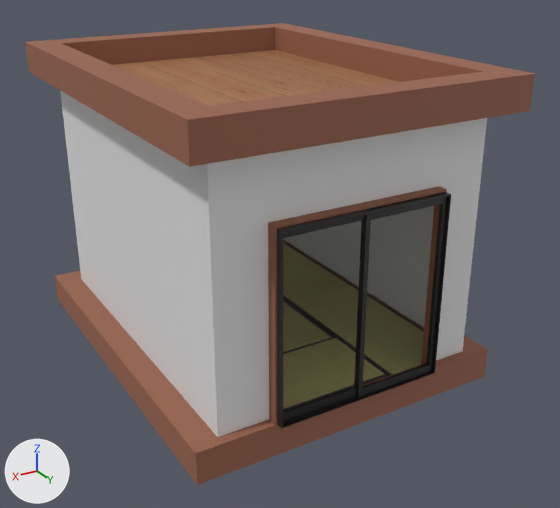
A saved change to the Blender file packages/frontend/assets/room/envs/japanese/japanese.blend.
Before and after are seen from a 50 mm lens placed at (3.69, 6.69, 3.97), pointed at (-0.14, 0.31, 0.78). Arrows for +X, +Y and +Z are at lower left; the lights stay in place. The older version comes first.

The first picture shows 'Ceiling', 'Cube', 'Cube.001', 'Cube.002', 'Cube.003', 'Nagesi.001', 'Nagesi.002', 'Tatami', 'Tatami.001', 'Tatami.002', 'Wall', 'Wall.001' and 1 more.
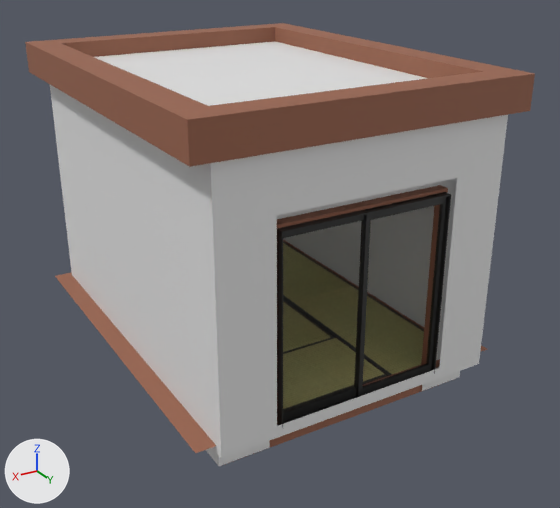
The change, as a list of edits to the scene's bpy script:
```text
Change me_cube_002:
    used by ob_nagesi_002; location = (-1.34, 0.0, -0.26)
    remove me_cube_002.from_pydata(...)  # 32 vertices, 33 faces; spans x -0.28..2.96, y -2.07..1.92, z -0.06..0.26
    add me_cube_002.from_pydata(...)  # 20 vertices, 12 faces; spans x -0.28..2.96, y -2.07..1.92, z -0.06..0.26
    me_cube_002 part 1
    12 vertices are removed from x -0.28..2.96, y -2.07..1.92, z -0.06
    21 faces are deleted
Add me_cube_007:
    me_cube_007.from_pydata([(-1.43, -2.0, -1.32), (-1.43, -2.0, 1.35), (-1.43, 2.0, -1.32), (-1.43, 2.0, 1.35), (1.43, -2.0, -1.32), (1.43, -2.0, 1.35), (1.43, 2.0, -1.32), (1.43, 2.0, 1.35), (-0.9, 2.0, 0.69), (-0.9, 2.0, -1.2), (0.9, 2.0, -1.2), (0.9, 2.0, 0.69)], [], [(0, 2, 3, 1), (7, 11, 10, 6), (6, 4, 5, 7), (4, 0, 1, 5), (2, 0, 4, 6), (7, 5, 1, 3), (6, 10, 9, 2), (3, 8, 11, 7), (2, 9, 8, 3)])
Add ob_lightblocker:
    ob_lightblocker = bpy.data.objects.new('LightBlocker', me_cube_007)
    ob_lightblocker.location = (0.0, 0.0, 1.25)
```

What differs and where, as boxes (x1, y1, x2, y2) in the pictures (560 x 508 px):
'LightBlocker', added: after (50, 41, 508, 458)
'Nagesi.002', reshaped (8% shorter): before (55, 240, 488, 485); after (55, 240, 487, 466)
part 1 of me_cube_002, deleted: before (55, 277, 488, 485)
'Wall', unchanged, covered by the edit: before (60, 91, 434, 437); after (206, 206, 434, 466)
'Wall.001', unchanged, covered by the edit: before (207, 118, 487, 437); after (218, 178, 460, 466)
'Ceiling', unchanged, covered by the edit: before (113, 50, 399, 106)
